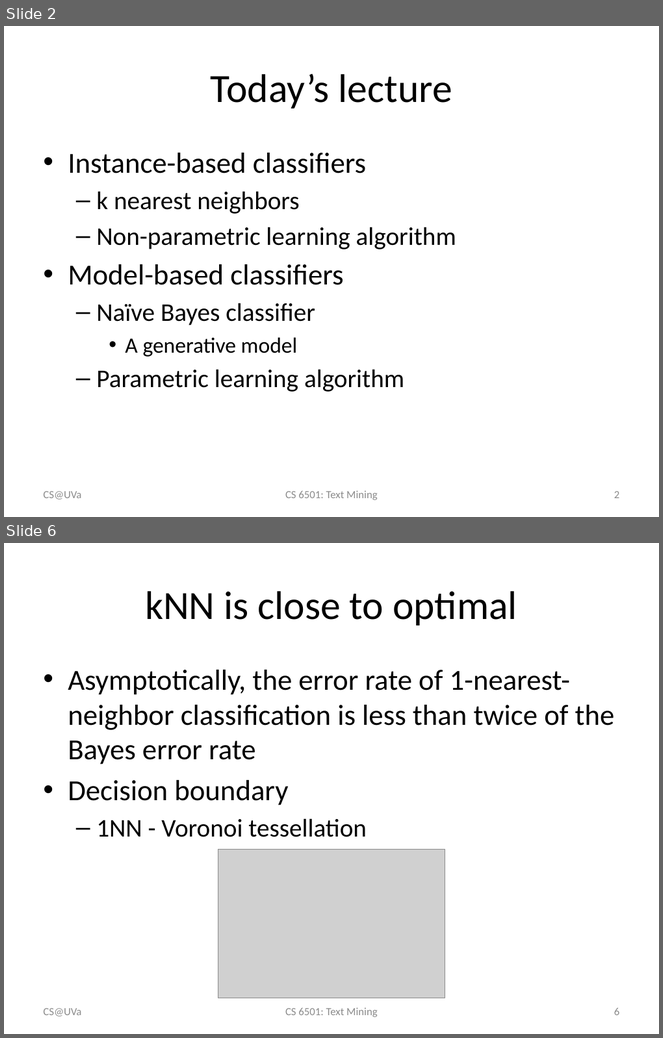
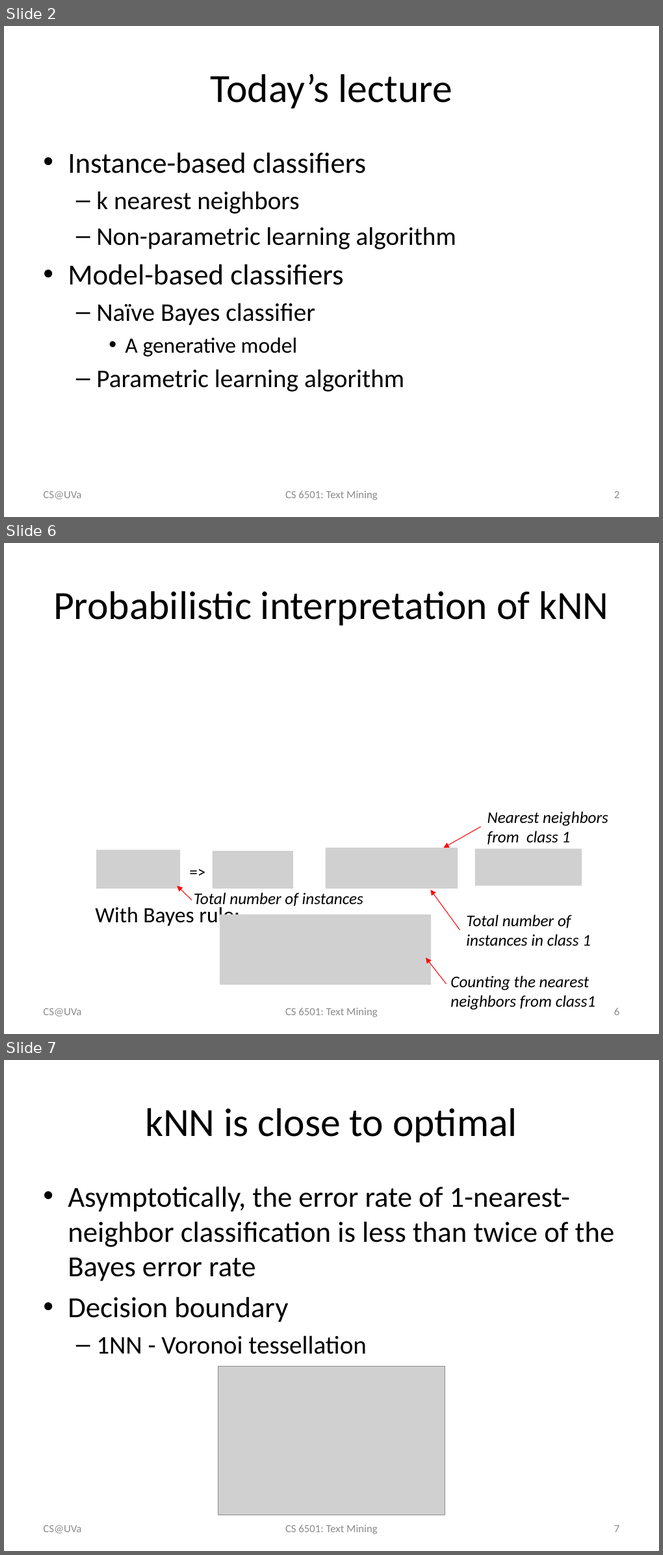
Before and after one commit to wang296/CS6501-Text-Mining, a slide deck: docs/kNN & Naïve Bayes.pptx. Shown one above the other, each under a label of ours: slides 2 and 6 before the commit, slides 2, 6 and 7 after it; the slides between them are not shown. The pictures are 663x1038 and 663x1555 pixels, drawn with LibreOffice and Linux fonts; fonts in the diff are those of the drawing; grey boxes stand for pictures. Boxes give left, top, right and bottom in pixels: in the first picture for what was removed or moved away, otherwise in the second. Text is boxed around its words. In the diff, an @@ line names an element or a change of style, - is before the commit and + after.

```diff
--- a/docs/kNN & Naïve Bayes.pptx
+++ b/docs/kNN & Naïve Bayes.pptx
@@ slide 6 added at box(4, 543, 659, 1034), background #FFFFFF @@
@@ title added at box(53, 591, 608, 626), 44 pt, text #000000 @@
+Probabilistic interpretation of kNN
@@ text added at box(488, 811, 608, 845), 18 pt, text #000000, italic @@
+Nearest neighbors from class 1
@@ arrow added from (481, 826) to (443, 849), #FF0000 0.75 pt @@
@@ picture added at box(96, 850, 180, 889) @@
@@ picture added at box(213, 851, 293, 889) @@
@@ picture added at box(326, 848, 458, 888) @@
@@ picture added at box(475, 849, 582, 886) @@
@@ text added at box(183, 858, 226, 884), 18 pt, text #000000 @@
+=>
@@ arrow added from (192, 900) to (177, 886), #FF0000 0.75 pt @@
@@ text added at box(194, 893, 363, 909), 18 pt, text #000000, italic @@
+Total number of instances
@@ arrow added from (460, 930) to (430, 890), #FF0000 0.75 pt @@
@@ text added at box(95, 907, 240, 928), 24 pt, text #000000 @@
+With Bayes rule:
@@ picture added at box(220, 915, 431, 984) @@
@@ text added at box(466, 915, 591, 947), 18 pt, text #000000, italic @@
+Total number of instances in class 1
@@ arrow added from (446, 984) to (426, 958), #FF0000 0.75 pt @@
@@ text added at box(451, 976, 596, 1010), 18 pt, text #000000, italic @@
+Counting the nearest neighbors from class1
@@ text added at box(43, 1008, 81, 1017), 12 pt, text #8C8C8C @@
+CS@UVa
@@ text added at box(285, 1008, 378, 1017), 12 pt, text #8C8C8C @@
+CS 6501: Text Mining
@@ page number added at box(614, 1008, 620, 1016), 12 pt, text #8C8C8C @@
+6
@@ what was slide 6 is now slide 7 @@
@@ page number at box(614, 1525, 620, 1533): text changed @@
-6
+7
```
Also in this commit, not shown: 5 slides changed, 5 other slides added, 6 other files.
